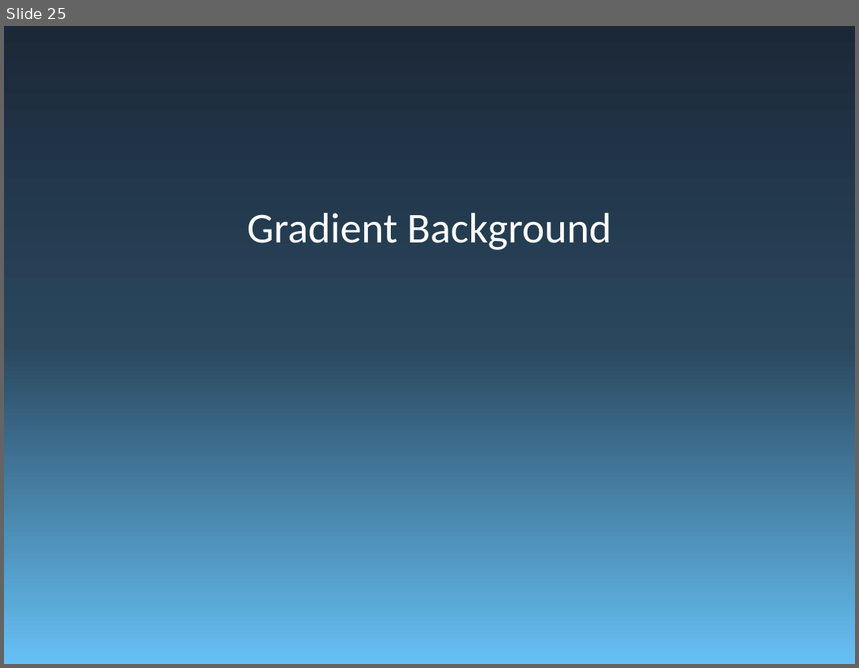
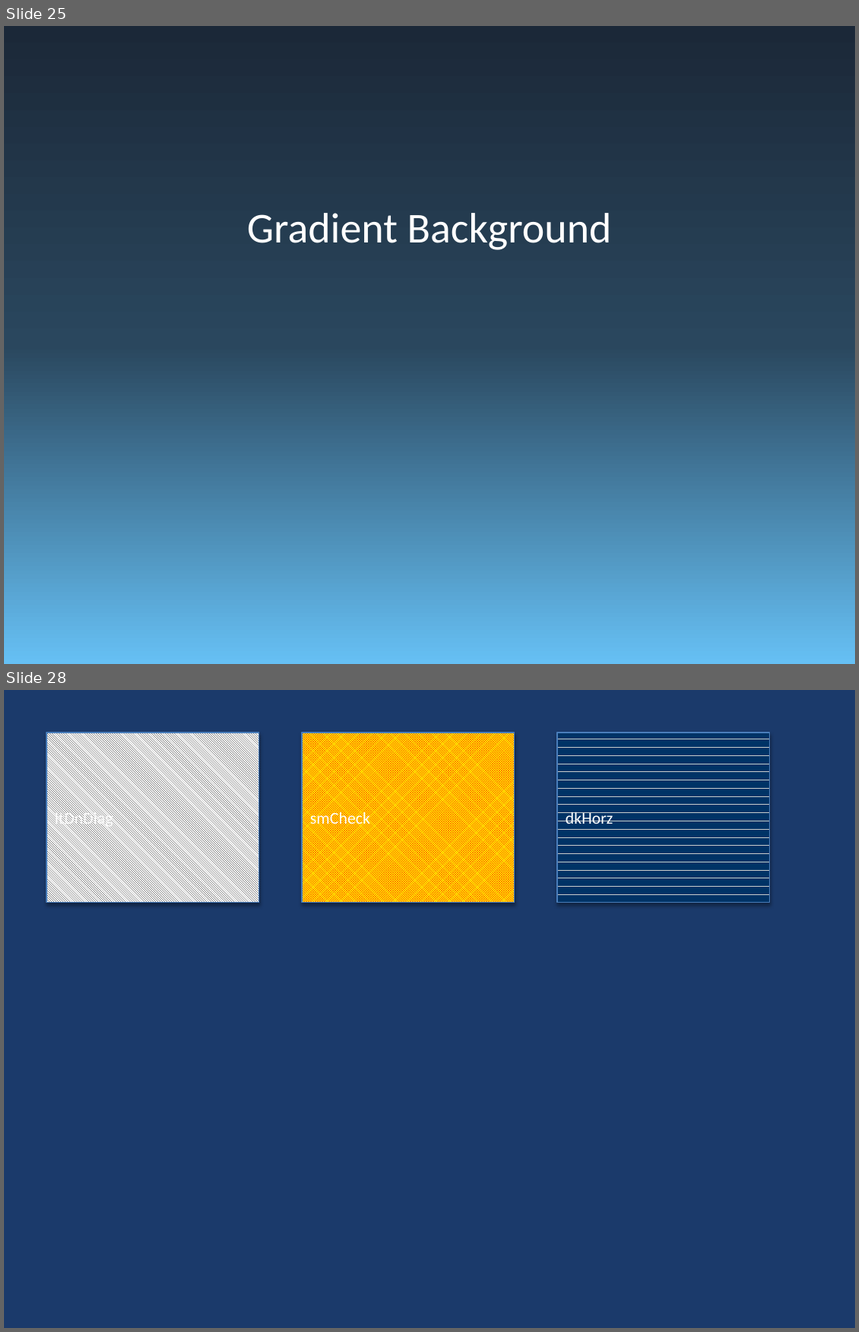
Before and after one commit to t-ujiie-g/pptx-svg, a slide deck: test_fixtures/test_features.pptx. Shown one above the other, each under a label of ours: slide 25 before the commit, slides 25 and 28 after it; the slides between them are not shown. The pictures are 859x668 and 859x1332 pixels, drawn with LibreOffice and Linux fonts; fonts in the diff are those of the drawing. Boxes give left, top, right and bottom in pixels: in the first picture for what was removed or moved away, otherwise in the second. Text is boxed around its words. In the diff, an @@ line names an element or a change of style, - is before the commit and + after.

Commit message:
feat: add support for pattern fills, blip fills, and alpha transparency in shapes
- Implemented pattern fill rendering and serialization, including various presets (e.g., ltDnDiag, smCheck, dkHorz).
- Added blip fill support for shapes, allowing image fills with optional stretching and source rectangle attributes.
- Enhanced color serialization to handle alpha transparency for solid fills and gradient stops.
- Updated SVG rendering to include pattern and blip fills, ensuring proper display in generated SVG output.
- Added tests for new features, including slides demonstrating alpha transparency, image fills, and pattern fills.

```diff
--- a/test_fixtures/test_features.pptx
+++ b/test_fixtures/test_features.pptx
@@ slide 28 added at [4, 690, 855, 1328], background #1B3A6B @@
@@ rectangle added at [47, 733, 259, 903], fill pattern #000000 on #FFFFFF, outline #4B7EBC 0.75 pt, 14 pt, text #FFFFFF @@
+ltDnDiag
@@ rectangle added at [302, 733, 515, 903], fill pattern #FF0000 on #FFFF00, outline #4B7EBC 0.75 pt, 14 pt, text #FFFFFF @@
+smCheck
@@ rectangle added at [557, 733, 770, 903], fill pattern #003366 on #CCCCCC, outline #4B7EBC 0.75 pt, 14 pt, text #FFFFFF @@
+dkHorz
```
Also in this commit, not shown: 2 other slides added, 8 other files.
